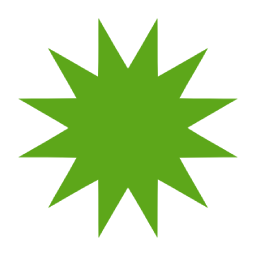
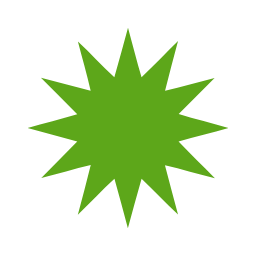
Comparing the layer stacks of the two 256px x 256px images. Changes:
added layer "destiny" (1st of 2) above "destiny" over [28, 28, 228, 228]
hid "destiny" (2nd of 2) over [18, 18, 238, 238]
